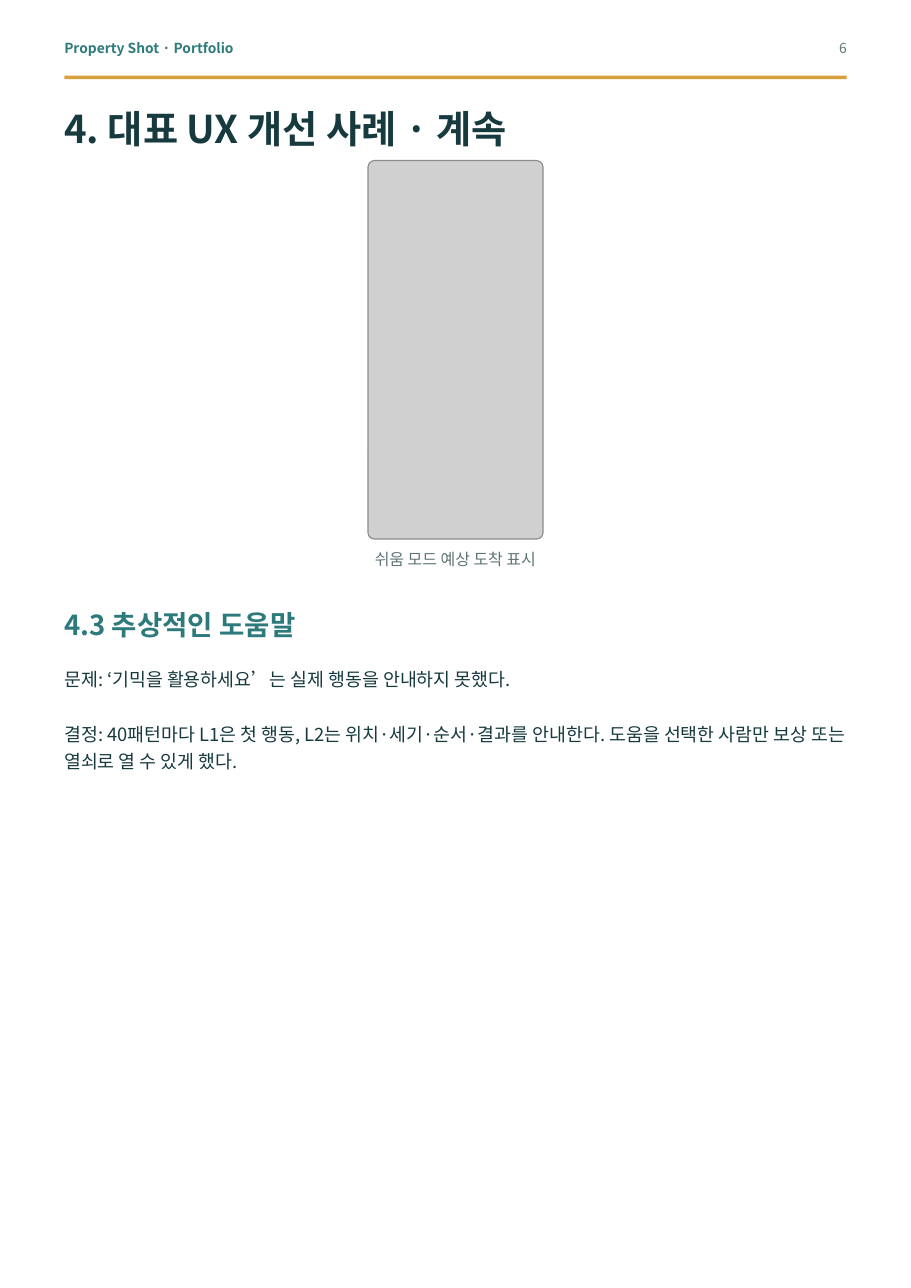
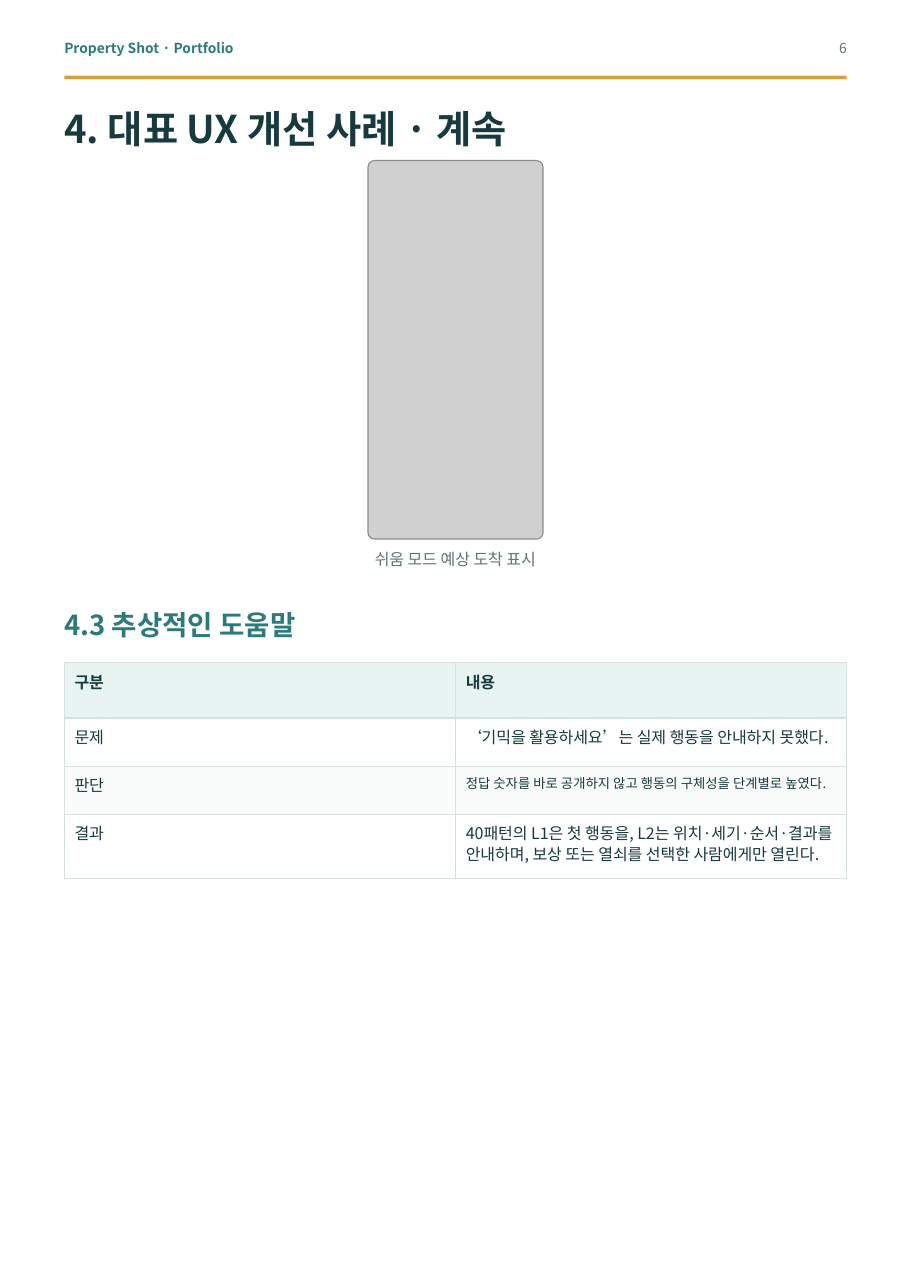
Before and after one commit to good5229/Property_shot, a slide deck: slide 6 of report/dist/property_shot_portfolio.pptx. Drawn at 911x1288 pixels with LibreOffice and Linux fonts; fonts in the diff are those of the drawing; grey boxes stand for pictures. Boxes give left, top, right and bottom in pixels: in the first picture for what was removed or moved away, otherwise in the second. Text is boxed around its words. In the diff, an @@ line names an element or a change of style, - is before the commit and + after.

```diff
--- a/report/dist/property_shot_portfolio.pptx
+++ b/report/dist/property_shot_portfolio.pptx
@@ rectangle added at bbox=[64, 663, 455, 718], fill #E8F4F1, outline #D7E1DE 0.75 pt @@
@@ text added at bbox=[75, 675, 104, 690], 10.5 pt, text #173A3F, bold @@
+구분
@@ rectangle added at bbox=[456, 663, 847, 718], fill #E8F4F1, outline #D7E1DE 0.75 pt @@
@@ text added at bbox=[466, 674, 495, 690], 10.5 pt, text #173A3F, bold @@
+내용
@@ rectangle added at bbox=[64, 718, 455, 767], fill #FFFFFF, outline #D7E1DE 0.75 pt @@
@@ rectangle added at bbox=[456, 718, 847, 767], fill #FFFFFF, outline #D7E1DE 0.75 pt @@
@@ text added at bbox=[75, 729, 104, 745], 10.5 pt, text #173A3F @@
+문제
@@ text at bbox=[466, 729, 829, 745]: text changed; size 12 to 10.5 pt @@
-문제: ‘기믹을 활용하세요’는 실제 행동을 안내하지 못했다.
+‘기믹을 활용하세요’는 실제 행동을 안내하지 못했다.
@@ rectangle added at bbox=[64, 767, 455, 815], fill #FAFCFB, outline #D7E1DE 0.75 pt @@
@@ text added at bbox=[75, 777, 104, 792], 10.5 pt, text #173A3F @@
+판단
@@ rectangle added at bbox=[456, 767, 847, 815], fill #FAFCFB, outline #D7E1DE 0.75 pt @@
@@ text added at bbox=[466, 777, 826, 789], 8.7 pt, text #173A3F @@
+정답 숫자를 바로 공개하지 않고 행동의 구체성을 단계별로 높였다.
@@ rectangle added at bbox=[64, 815, 455, 879], fill #FFFFFF, outline #D7E1DE 0.75 pt @@
@@ text added at bbox=[75, 825, 104, 841], 10.5 pt, text #173A3F @@
+결과
@@ rectangle added at bbox=[456, 815, 847, 879], fill #FFFFFF, outline #D7E1DE 0.75 pt @@
@@ text at bbox=[466, 825, 832, 863]: text changed; size 12 to 10.5 pt @@
-결정: 40패턴마다 L1은 첫 행동, L2는 위치·세기·순서·결과를 안내한다. 도움을 선택한 사람만 보상 또는 열쇠로 열 수 있게 했다.
+40패턴의 L1은 첫 행동을, L2는 위치·세기·순서·결과를 안내하며, 보상 또는 열쇠를 선택한 사람에게만 열린다.
```
Also in this commit, not shown: 5 other slides changed, 3 slides added, 6 other files.
